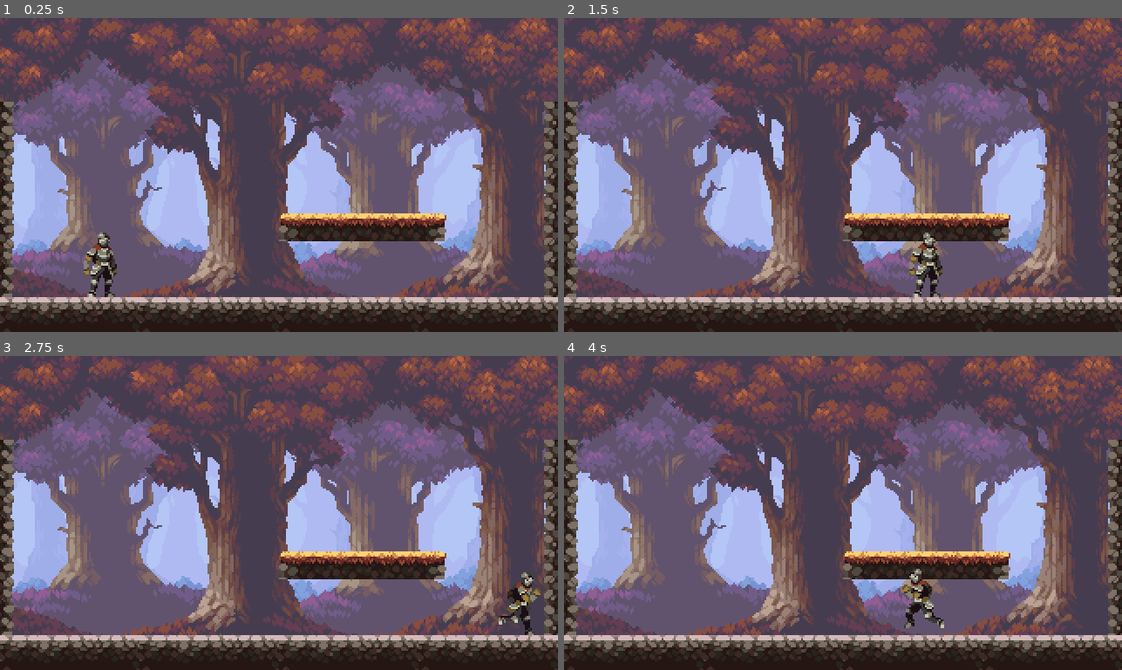
Above: before the commit, frames 1-4 (two rows, left to right).
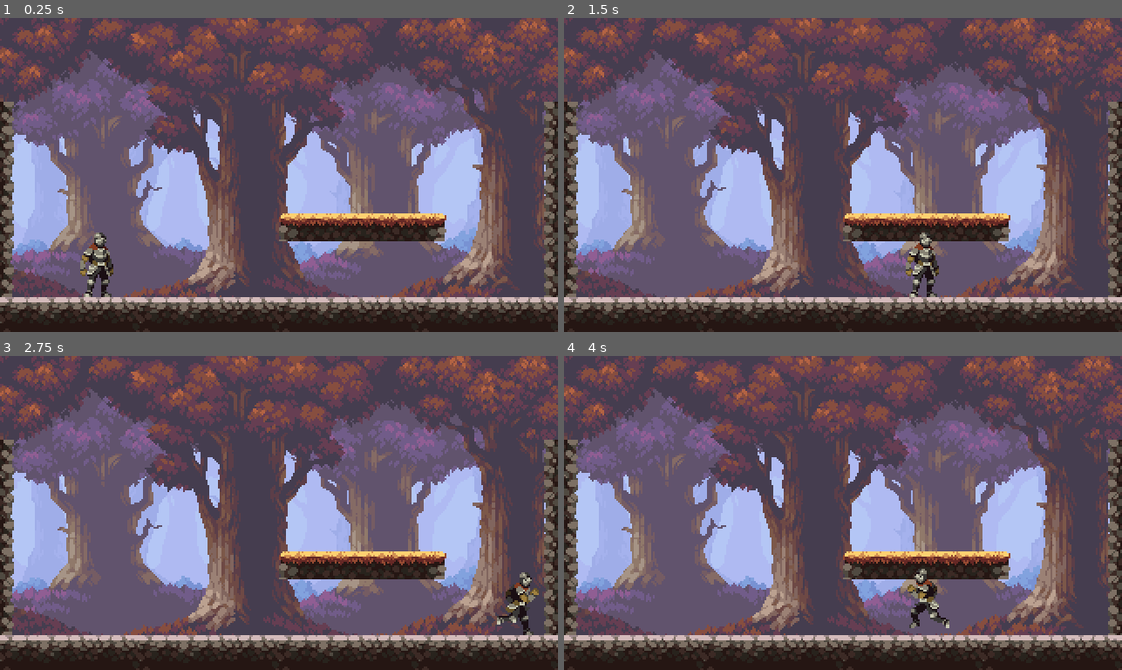
Above: after the commit, the same moments.

Repository: Luis-Blash/godot_caballero
Game: Godot game, scene res://Scene/Game.tscn
Two runs of this game, one before a commit and one after it. Both use one fixed random seed, a clock stepped at 60 frames per second and the inputs below.
Inputs:
- Up to frame 1 (0.25 s): no input
- Up to frame 2 (1.5 s): hold Right (ui_right) 0.53-1.28 s; hold Down (ui_down) from 1.28 s (still down)
- Up to frame 3 (2.75 s): release Down (ui_down) at 2.03 s; hold Right (ui_right) from 2.03 s (still down)
- Up to frame 4 (4 s): release Right (ui_right) at 2.78 s; hold Up (ui_up) 2.78-3.53 s; hold Left (ui_left) from 3.53 s (still down)

The runs differ from the first frame. In frame 1, 0.8% of the frame differs, in the area x 14-21%, y 68-89%; in frame 2, 0.7%; in frame 3, 0.4%; in frame 4, 0.8%.

Commit message:
fix: physic player error in vector y in velocity

Diff:
--- a/Scene/Player.tscn
+++ b/Scene/Player.tscn
@@ -73,7 +73,7 @@
 
 [node name="WallRayCast" type="RayCast2D" parent="."]
 position = Vector2(-5, 22)
-target_position = Vector2(-10, 0)
+target_position = Vector2(6, 0)
 
 [node name="FloorRayCast" type="RayCast2D" parent="."]
 position = Vector2(-5, 22)
--- a/Scene/level_1.tscn
+++ b/Scene/level_1.tscn
@@ -42,6 +42,6 @@
 layer_1/tile_data = PackedInt32Array()
 
 [node name="Player" parent="." instance=ExtResource("5_0cht6")]
-position = Vector2(63, 78)
+position = Vector2(61, 83)
 up_direction = Vector2(0.140049, -0.990145)
 mass = 3.0
--- a/Scripts/Player.gd
+++ b/Scripts/Player.gd
@@ -49,7 +49,12 @@
 
 
 func motion_ctrl() -> void:
-	velocity.x = Global.get_axis().x * speed
+
+	if get_collision_floor():
+		velocity = Vector2.ZERO
+
+	if !get_collision_wall():
+		velocity.x = Global.get_axis().x * speed
 
 	# si esta tocando el suelo puedes saltar
 	if get_collision_floor() and jump_key:
@@ -62,12 +67,12 @@
 		is_jumping = false
 	# si no salta le afecta la gravedad
 	else:
-		velocity.y = Global.get_gravity_character(velocity.y, mass)
+		velocity.y += Global.get_gravity_character(1, mass)
 
 
 func select_animation():
 
-	if (left_key || right_key && get_collision_floor()):
+	if ((left_key || right_key) && get_collision_floor()):
 		_animation_player.play("run_player")
 	else:
 		_animation_player.play("idle_player")
@@ -86,6 +91,7 @@
 		_wallRaycast.target_position = Vector2(10,0)
 		_floorRaycast.transform[2] = Vector2(-5,22)
 
+
 func get_collision_wall() -> bool:
 	return _wallRaycast.is_colliding()
 
--- a/Scripts/global.gd
+++ b/Scripts/global.gd
@@ -8,7 +8,6 @@
 
 func get_axis() -> Vector2:
 	axis.x = int(Input.is_action_pressed("ui_right")) - int(Input.is_action_pressed("ui_left"))
-	axis.y = int(Input.is_action_pressed("ui_down")) - int(Input.is_action_pressed("ui_up"))
 	return axis.normalized()
 
 func get_gravity_character(characterY, characterMass):
